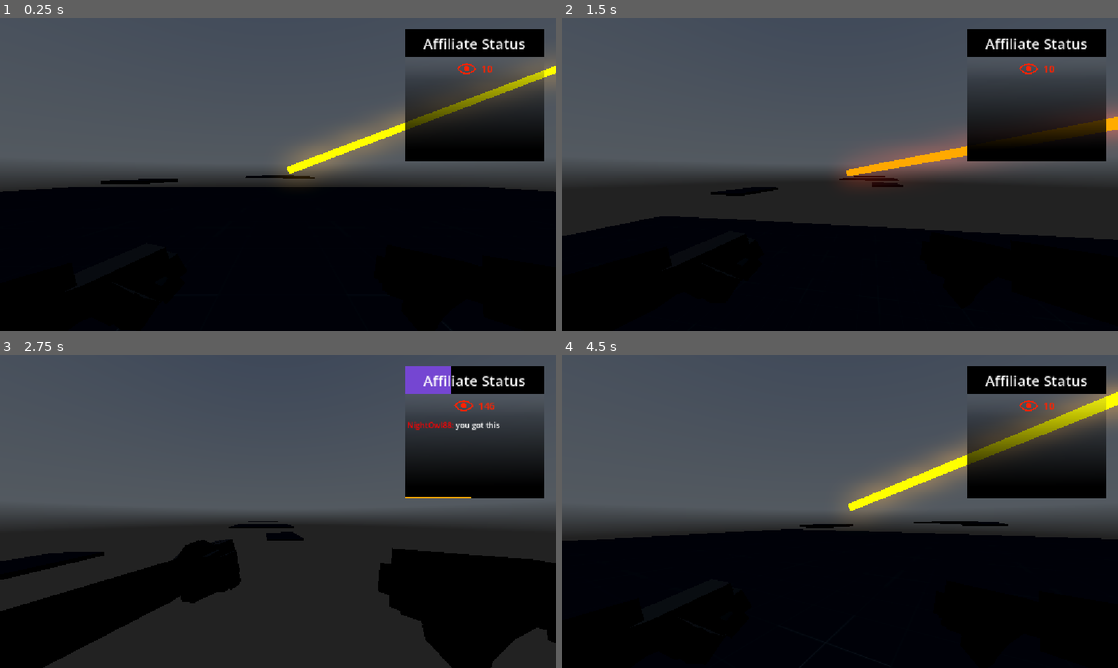
Above: before the commit, frames 1-4 (two rows, left to right).
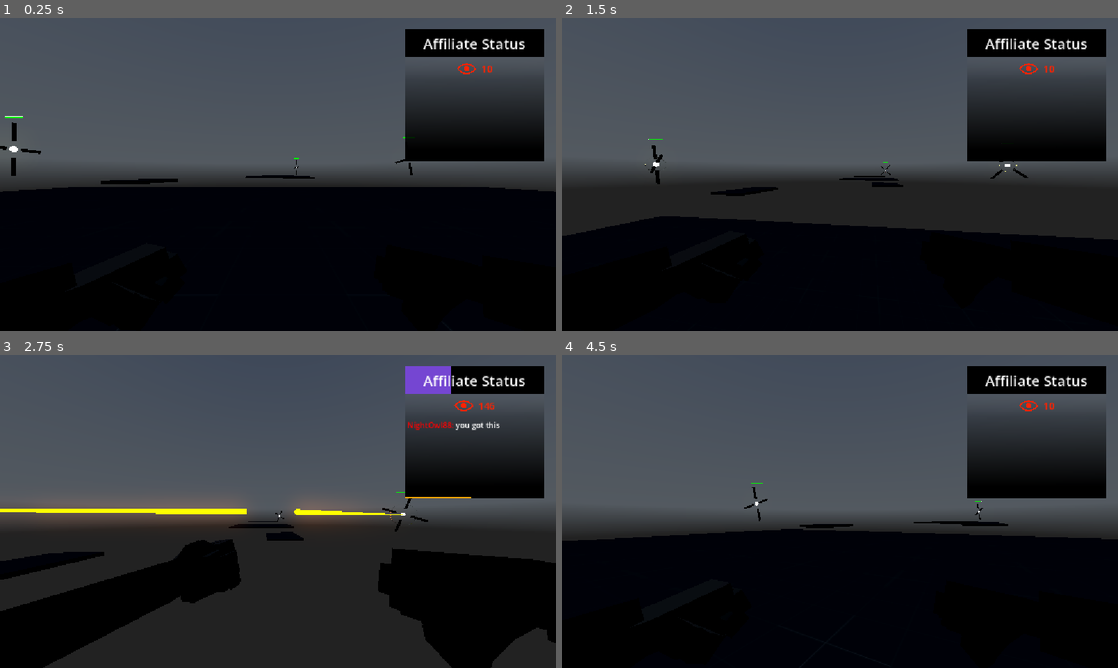
Above: after the commit, the same moments.

Repository: awesomness560/ParryEverything
Game: Godot game, scene res://main.tscn
The game is run twice, just before and just after one commit, with the same random seed, the same clock (stepped at 60 frames per second) and the same inputs. A sky picture missing from this copy of the repository is replaced by a grey-blue gradient.
Inputs (mouse positions are in pixels of both pictures, inside the frame that each line leads up to):
- Up to frame 1 (0.25 s): no input
- Up to frame 2 (1.5 s): move the mouse to (867, 174) at 0.52 s; hold H (fling_me) 0.53-1.28 s; hold W (forward) from 0.53 s (still down); tap Space (jump) at 0.77 s; move the mouse to (812, 174) at 1.27 s; tap H (fling_me) at 1.35 s
- Up to frame 3 (2.75 s): keep holding W (forward); tap Space (jump) at 1.52 s; move the mouse to (289, 505) at 2.02 s; hold Right mouse button (parry_activate) from 2.03 s (still down); tap H (fling_me) at 2.3 s
- Up to frame 4 (4.5 s): keep holding W (forward); move the mouse to (834, 517) at 2.77 s; release Right mouse button (parry_activate) at 2.78 s; tap L (taunt) at 2.85 s; tap Space (jump) at 3.02, 3.77 s; tap H (fling_me) at 3.05, 3.8 s; move the mouse to (878, 514) at 3.52 s; hold 1 3.53-4.28 s; tap R (restart) at 4.15 s; move the mouse to (795, 508) at 4.27 s; tap 2 at 4.35 s

The runs differ from the first frame. In frame 1, 3.4% of the frame differs, in the area x 0-100%, y 13-52%; in frame 2, 3.2%; in frame 3, 2.5%; in frame 4, 4.7%, in the area x 32-100%, y 8-54%.

Commit message:
Laser enemy mostly finished

Diff:
--- /dev/null
+++ b/parry-everything-game/Assets/Shaders/shockwave.gdshader
@@ -0,0 +1,47 @@
+shader_type spatial;
+render_mode unshaded, cull_disabled;
+
+uniform sampler2D screen_texture : hint_screen_texture, filter_linear_mipmap;
+
+// Maximum distortion amount
+uniform float strength : hint_range(-0.5, 0.5) = -0.05;
+
+// Controls the sharpness of the ring
+uniform float ring_width : hint_range(1.0, 10.0) = 4.0;
+
+// Chromatic aberration amount
+uniform float aberration : hint_range(0.0, 0.1) = 0.02;
+
+// MASTER FADE CONTROL (0.0 = Invisible, 1.0 = Visible)
+uniform float fade : hint_range(0.0, 1.0) = 1.0;
+
+void fragment() {
+	// 1. Calculate the Ring Mask
+	// We use the view angle (fresnel) to make the center clear and edges thick
+	float fresnel = 1.0 - dot(NORMAL, VIEW);
+	float ring_mask = pow(fresnel, ring_width);
+
+	// 2. Apply the "Fade"
+	// As 'fade' goes to 0, the distortion strength drops to 0.
+	// We also multiply the mask so the ring gets thinner/weaker.
+	float current_strength = strength * fade;
+	float current_mask = ring_mask * fade;
+
+	// 3. Distortion Vector
+	vec2 offset_dir = normalize(NORMAL.xy);
+	vec2 final_offset = offset_dir * current_strength * current_mask;
+
+	// 4. Sample Screen (The Distortion)
+	// We offset the Read coordinates by our vector
+	float r = texture(screen_texture, SCREEN_UV + final_offset * (1.0 + aberration)).r;
+	float g = texture(screen_texture, SCREEN_UV + final_offset).g;
+	float b = texture(screen_texture, SCREEN_UV + final_offset * (1.0 - aberration)).b;
+
+	ALBEDO = vec3(r, g, b);
+
+	// 5. Alpha Handling (Crucial for the Fade)
+	// We manually set Alpha. When fade is 0, alpha is 0.
+	// We keep alpha somewhat high usually so we can see the distortion,
+	// but dropping it to 0 ensures the mesh fully disappears at the end.
+	ALPHA = clamp(current_mask + 0.1, 0.0, 1.0) * fade;
+}
--- a/parry-everything-game/Enemies/Laser/laser_enemy.gd
+++ b/parry-everything-game/Enemies/Laser/laser_enemy.gd
@@ -23,6 +23,8 @@
 @export var chargeUpAudio : AudioStreamPlayer3D
 ##Health Bar reference
 @export var healthBar : HealthBar
+##Shockwave reference
+@export var shockwaveEffect : ShockwaveEffect
 
 @export_group("Health")
 ##Maximum health for this enemy
@@ -239,6 +241,8 @@
 	var damage = perfectParryDamage if isPerfectParry else parryDamage
 	healthBar.health -= damage
 
+	shockwaveEffect.play_shockwave()
+
 	# Check if enemy is defeated
 	if healthBar.health <= 0:
 		# Enemy is defeated, queue for deletion
--- a/parry-everything-game/Enemies/Laser/laser_enemy.tscn
+++ b/parry-everything-game/Enemies/Laser/laser_enemy.tscn
@@ -6,6 +6,9 @@
 [ext_resource type="Texture2D" uid="uid://buqq2bqa2i6fw" path="res://Assets/Particles/circle_05.png" id="3_7f2vb"]
 [ext_resource type="AudioStream" uid="uid://d0f8sqpqimti4" path="res://Assets/Sounds/laserCharge.mp3" id="5_32voo"]
 [ext_resource type="PackedScene" uid="uid://b00sj4ciimor0" path="res://Misc/health_bar.tscn" id="6_t73sw"]
+[ext_resource type="Shader" uid="uid://c2gp5scaitug8" path="res://Assets/Shaders/shockwave.gdshader" id="7_eg1cs"]
+[ext_resource type="Shader" uid="uid://ba6vwo4dn2pbk" path="res://Assets/Shaders/health_bar.gdshader" id="7_m30vn"]
+[ext_resource type="Script" uid="uid://iruae0nb5bfq" path="res://Enemies/Laser/shockwave.gd" id="8_m30vn"]
 
 [sub_resource type="SphereMesh" id="SphereMesh_buepd"]
 
@@ -70,7 +73,7 @@
 albedo_color = Color(0, 0, 0, 1)
 
 [sub_resource type="SphereShape3D" id="SphereShape3D_v3hqn"]
-radius = 17.617
+radius = 56.580536
 
 [sub_resource type="Curve" id="Curve_t73sw"]
 _limits = [0.0, 50.0, 0.0, 100.0]
@@ -114,7 +117,30 @@
 emission = Color(1, 0, 0, 1)
 emission_energy_multiplier = 4.16
 
-[node name="LaserEnemy" type="Node3D" unique_id=1303688957 node_paths=PackedStringArray("visualsNode", "spinningCenterNode", "amountGatheringParticles", "laserFinishParticles", "chargeUpAudio", "healthBar", "aimingLaser", "aimingLaserMesh")]
+[sub_resource type="ShaderMaterial" id="ShaderMaterial_ibxdp"]
+resource_local_to_scene = true
+render_priority = 0
+shader = ExtResource("7_m30vn")
+shader_parameter/use_billboard = true
+shader_parameter/health_color = Color(0, 1, 0, 1)
+shader_parameter/damage_color = Color(1, 0, 0, 1)
+shader_parameter/background_color = Color(0, 0, 0, 1)
+shader_parameter/outline_color = Color(1, 1, 1, 1)
+shader_parameter/outline_width = 0.074000003515
+shader_parameter/health = 0.7
+shader_parameter/damage = 0.9
+
+[sub_resource type="SphereMesh" id="SphereMesh_eg1cs"]
+
+[sub_resource type="ShaderMaterial" id="ShaderMaterial_m30vn"]
+render_priority = 0
+shader = ExtResource("7_eg1cs")
+shader_parameter/strength = -0.05
+shader_parameter/ring_width = 4.0
+shader_parameter/aberration = 0.02
+shader_parameter/fade = 1.0
+
+[node name="LaserEnemy" type="Node3D" unique_id=1303688957 node_paths=PackedStringArray("visualsNode", "spinningCenterNode", "amountGatheringParticles", "laserFinishParticles", "chargeUpAudio", "healthBar", "shockwaveEffect", "aimingLaser", "aimingLaserMesh")]
 script = ExtResource("1_f0s5n")
 parryResource = ExtResource("2_7myrs")
 visualsNode = NodePath("Visuals")
@@ -123,6 +149,9 @@
 laserFinishParticles = NodePath("Extender/Particles")
 chargeUpAudio = NodePath("ChargeUpAudio")
 healthBar = NodePath("HealthBar")
+shockwaveEffect = NodePath("Shockwave")
+parryDamage = 50.0
+perfectParryDamage = 100.0
 aimingLaser = NodePath("Extender")
 aimingLaserMesh = NodePath("Extender/Laser")
 attack_charge_duration = 1.95
@@ -194,6 +223,15 @@
 
 [node name="HealthBar" parent="." unique_id=1165032704 instance=ExtResource("6_t73sw")]
 transform = Transform3D(3.3779695, 0, 0, 0, 0.35690585, 0, 0, 0, 1.0166657, 0, 5.7325478, 0)
+surface_material_override/0 = SubResource("ShaderMaterial_ibxdp")
+
+[node name="Shockwave" type="MeshInstance3D" parent="." unique_id=592008922]
+transform = Transform3D(10.17, 0, 0, 0, 10.17, 0, 0, 0, 10.17, 0, 0, 0)
+mesh = SubResource("SphereMesh_eg1cs")
+surface_material_override/0 = SubResource("ShaderMaterial_m30vn")
+script = ExtResource("8_m30vn")
+duration = 1.5
+end_scale = Vector3(8, 8, 8)
 
 [connection signal="body_entered" from="TargetingRange" to="." method="_on_targeting_range_body_entered"]
 [connection signal="body_exited" from="TargetingRange" to="." method="_on_targeting_range_body_exited"]
--- /dev/null
+++ b/parry-everything-game/Enemies/Laser/shockwave.gd
@@ -0,0 +1,90 @@
+extends MeshInstance3D
+class_name ShockwaveEffect
+
+## Duration of the entire shockwave effect in seconds
+@export var duration: float = 0.5
+
+## Starting scale of the shockwave (small burst)
+@export var start_scale: Vector3 = Vector3(0.1, 0.1, 0.1)
+
+## Ending scale of the shockwave (maximum expansion)
+@export var end_scale: Vector3 = Vector3(10.0, 10.0, 10.0)
+
+## Time when the fade begins (0.0 = start, 1.0 = end). Values between 0-1 represent normalized time.
+@export_range(0.0, 1.0) var fade_start_time: float = 0.6
+
+@export_group("Advanced Settings")
+
+## Initial thickness of the shockwave ring (dense energy)
+@export var start_ring_width: float = 3.0
+
+## Final thickness of the shockwave ring (thin ripple)
+@export var end_ring_width: float = 8.0
+
+## Easing value for the scale expansion (lower = more ease out)
+@export_range(0.0, 2.0) var scale_easing: float = 0.5
+
+
+var tween: Tween
+var material: ShaderMaterial
+
+
+func _ready() -> void:
+	# Get the material from the first surface
+	material = get_surface_override_material(0) as ShaderMaterial
+
+	if material == null:
+		push_error("MeshInstance3D does not have a ShaderMaterial on surface 0")
+		return
+
+	# Set initial state
+	scale = start_scale
+	if material.get_shader_parameter("fade") != null:
+		material.set_shader_parameter("fade", 0.0)
+
+func _unhandled_input(event: InputEvent) -> void:
+	if event.is_action_pressed("fling_me"):
+		play_shockwave()
+
+## Starts the shockwave burst effect
+func play_shockwave() -> void:
+	if material == null:
+		push_error("Cannot play shockwave: material not found")
+		return
+
+	# Kill existing tween if playing (makes it interruptible)
+	if tween:
+		tween.kill()
+
+	# Reset to initial state
+	scale = start_scale
+	material.set_shader_parameter("fade", 1.0)
+	material.set_shader_parameter("ring_width", start_ring_width)
+
+	# Create new tween
+	tween = create_tween()
+	tween.set_parallel(true)  # All animations run simultaneously
+
+	# Track 1: Scale expansion with ease out
+	tween.tween_property(self, "scale", end_scale, duration)\
+		.set_ease(Tween.EASE_OUT)\
+		.set_trans(Tween.TRANS_CIRC if scale_easing <= 0.5 else Tween.TRANS_QUAD)
+
+	# Track 2: Fade dissipation
+	var fade_delay = duration * fade_start_time
+	var fade_duration = duration - fade_delay
+	tween.tween_property(material, "shader_parameter/fade", 0.0, fade_duration)\
+		.set_delay(fade_delay)
+
+	# Track 3: Ring width thinning
+	tween.tween_property(material, "shader_parameter/ring_width", end_ring_width, duration)
+
+	# Reset when complete
+	tween.finished.connect(_on_shockwave_finished)
+
+
+func _on_shockwave_finished() -> void:
+	# Reset to initial state
+	scale = start_scale
+	material.set_shader_parameter("fade", 0.0)
+	material.set_shader_parameter("ring_width", start_ring_width)
--- a/parry-everything-game/Misc/Resources/LaserEnemy.tres
+++ b/parry-everything-game/Misc/Resources/LaserEnemy.tres
@@ -3,6 +3,7 @@
 [ext_resource type="Script" uid="uid://b6xdr0uvh70xn" path="res://Misc/Resources/parryResource.gd" id="1_c3cuo"]
 
 [resource]
+resource_local_to_scene = true
 script = ExtResource("1_c3cuo")
 damage = 20.0
 perfectParryWindow = 0.2
--- a/parry-everything-game/Misc/health_bar.tscn
+++ b/parry-everything-game/Misc/health_bar.tscn
@@ -6,6 +6,7 @@
 [sub_resource type="QuadMesh" id="QuadMesh_eg1cs"]
 
 [sub_resource type="ShaderMaterial" id="ShaderMaterial_m30vn"]
+resource_local_to_scene = true
 render_priority = 0
 shader = ExtResource("1_tc80r")
 shader_parameter/use_billboard = true
--- a/parry-everything-game/main.tscn
+++ b/parry-everything-game/main.tscn
@@ -6,6 +6,7 @@
 [ext_resource type="Texture2D" uid="uid://c463ifydem1d6" path="res://Assets/citrus_orchard_road_puresky_4k.exr" id="4_1bvp3"]
 [ext_resource type="AudioStream" uid="uid://8sogqgrivup2" path="res://Assets/Sounds/itsgoingdownnow.mp3" id="5_lquwl"]
 [ext_resource type="PackedScene" uid="uid://1b0jwujo5mdm" path="res://Enemies/Laser/laser_enemy.tscn" id="6_7mycd"]
+[ext_resource type="Script" uid="uid://b6xdr0uvh70xn" path="res://Misc/Resources/parryResource.gd" id="7_272bh"]
 
 [sub_resource type="PanoramaSkyMaterial" id="PanoramaSkyMaterial_lquwl"]
 panorama = ExtResource("4_1bvp3")
@@ -37,6 +38,36 @@
 albedo_texture = ExtResource("2_h2yge")
 
 [sub_resource type="BoxShape3D" id="BoxShape3D_kek77"]
+
+[sub_resource type="Resource" id="Resource_5vw27"]
+resource_local_to_scene = true
+script = ExtResource("7_272bh")
+damage = 20.0
+perfectParryWindow = 0.2
+normalParryWindow = 0.4
+normalParryPoints = 50.0
+perfectParryPoints = 100.0
+metadata/_custom_type_script = "uid://b6xdr0uvh70xn"
+
+[sub_resource type="Resource" id="Resource_kek77"]
+resource_local_to_scene = true
+script = ExtResource("7_272bh")
+damage = 20.0
+perfectParryWindow = 0.2
+normalParryWindow = 0.4
+normalParryPoints = 50.0
+perfectParryPoints = 100.0
+metadata/_custom_type_script = "uid://b6xdr0uvh70xn"
+
+[sub_resource type="Resource" id="Resource_4c57u"]
+resource_local_to_scene = true
+script = ExtResource("7_272bh")
+damage = 20.0
+perfectParryWindow = 0.2
+normalParryWindow = 0.4
+normalParryPoints = 50.0
+perfectParryPoints = 100.0
+metadata/_custom_type_script = "uid://b6xdr0uvh70xn"
 
 [node name="Main" type="Node3D" unique_id=663778735]
 
@@ -112,4 +143,13 @@
 shape = SubResource("BoxShape3D_7mycd")
 
 [node name="LaserEnemy" parent="." unique_id=1303688957 instance=ExtResource("6_7mycd")]
-transform = Transform3D(1, 0, 0, 0, 1, 0, 0, 0, 1, 11.995386, 5.5750523, -2.6293318)
+transform = Transform3D(1, 0, 0, 0, 1, 0, 0, 0, 1, 36.646812, 5.5750523, -57.417747)
+parryResource = SubResource("Resource_5vw27")
+
+[node name="LaserEnemy3" parent="." unique_id=1584242521 instance=ExtResource("6_7mycd")]
+transform = Transform3D(1, 0, 0, 0, 1, 0, 0, 0, 1, -47.527916, 5.5750523, -36.871376)
+parryResource = SubResource("Resource_kek77")
+
+[node name="LaserEnemy2" parent="." unique_id=1312958583 instance=ExtResource("6_7mycd")]
+transform = Transform3D(1, 0, 0, 0, 1, 0, 0, 0, 1, 11.995386, 5.5750523, -132.77379)
+parryResource = SubResource("Resource_4c57u")
Not shown, added: parry-everything-game/Assets/Shaders/shockwave.gdshader.uid
Not shown, added: parry-everything-game/Enemies/Laser/shockwave.gd.uid
